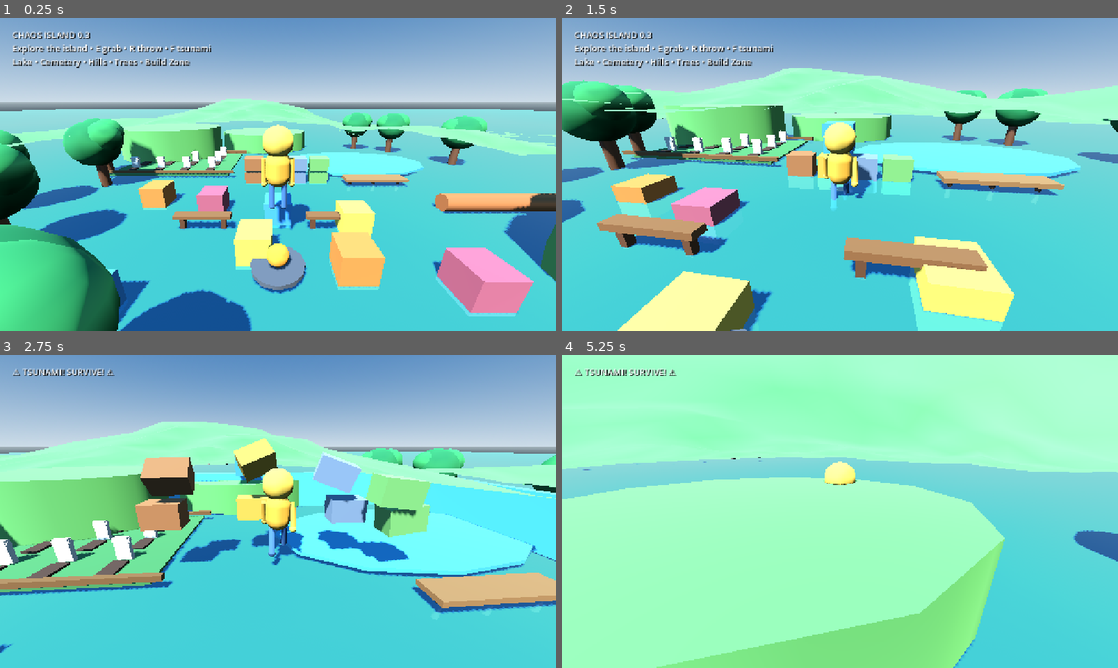
Above: before the commit, frames 1-4 (two rows, left to right).
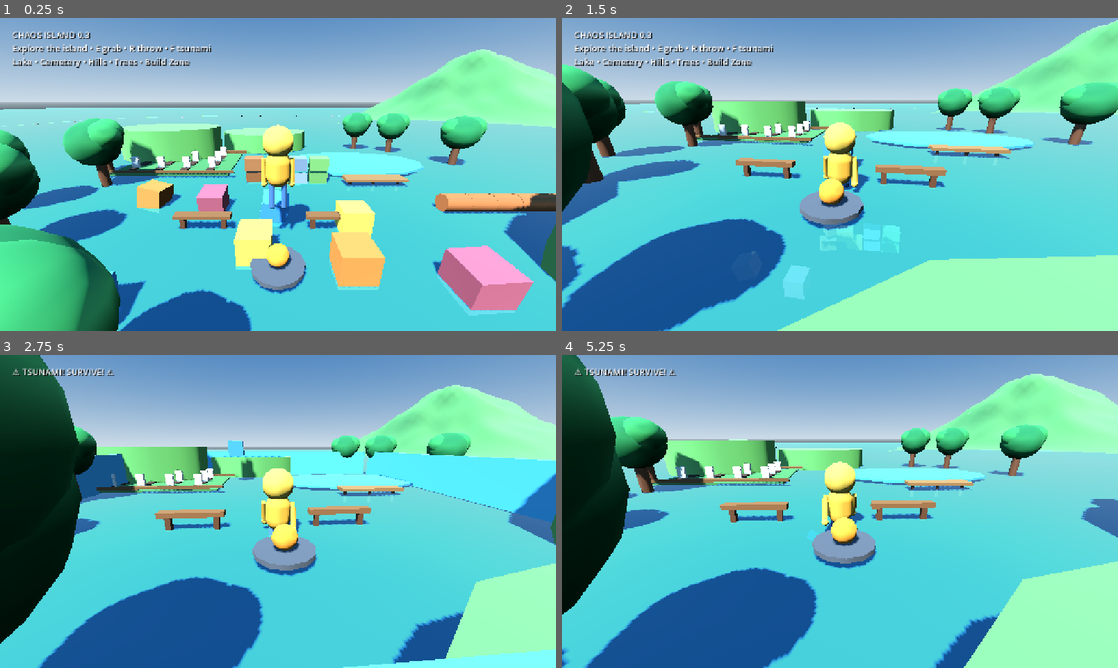
Above: after the commit, the same moments.

Repository: manojoffl-git/chaos-island-build
Game: Godot game, scene res://scenes/Main.tscn
Two runs of this game, one before a commit and one after it. Both use one fixed random seed, a clock stepped at 60 frames per second and the inputs below.
Inputs (mouse positions are in pixels of both pictures, inside the frame that each line leads up to):
- Up to frame 1 (0.25 s): no input
- Up to frame 2 (1.5 s): tap Enter at 0.5 s; move the mouse to (867, 174) at 0.52 s; hold W (move_forward) from 0.53 s (still down); tap E (grab) at 0.6 s; click (867, 174) at 0.67 s; tap Space (jump) at 0.77 s; move the mouse to (812, 174) at 1.27 s; tap R (throw) at 1.35 s
- Up to frame 3 (2.75 s): keep holding W (move_forward); tap Space (jump) at 1.52 s; move the mouse to (289, 505) at 2.02 s; tap F at 2.1 s
- Up to frame 4 (5.25 s): keep holding W (move_forward); move the mouse to (834, 517) at 2.77 s; tap E (grab) at 2.85, 5.1 s; click (834, 517) at 2.92 s; tap Space (jump) at 3.02, 3.77, 4.52 s; move the mouse to (878, 514) at 3.52 s; tap R (throw) at 3.6 s; move the mouse to (795, 508) at 4.27 s; tap F at 4.35 s; move the mouse to (845, 511) at 5.02 s; click (845, 511) at 5.17 s

The runs differ from the first frame. In frame 1, 10% of the frame differs, in the area x 0-100%, y 10-99%; in frame 2, 58%; in frame 3, 65%; in frame 4, 89%, in the area x 0-100%, y 0-100%.

Commit message:
Overhaul island terrain: flatter land, one major hill, editor preview, chunk optimization

Diff:
--- a/scripts/island_generator.gd
+++ b/scripts/island_generator.gd
@@ -1,17 +1,24 @@
+@tool
 extends Node3D
 
-## Chunked procedural island terrain.
-## Large 128x128 island, 16x16 chunks, low-density meshes and static chunk collisions.
+## Mobile-first procedural island.
+## 192x192 landmass split into 12x12 chunks.
+## Mostly flat playable land, gentle coastline, one large hill region.
 
 const CHUNK_SIZE: int = 16
-const CHUNK_COUNT: int = 8
-const CELLS_PER_CHUNK: int = 8
+const CHUNK_COUNT: int = 12
+const CELLS_PER_CHUNK: int = 10
 const WORLD_SIZE: float = CHUNK_SIZE * CHUNK_COUNT
 const HALF_WORLD: float = WORLD_SIZE * 0.5
 const SEA_LEVEL: float = 0.0
-const TERRAIN_BASE: float = 0.15
-const VIEW_DISTANCE: float = 145.0
-const WATER_SIZE: float = 420.0
+const TERRAIN_BASE: float = 0.18
+const VIEW_DISTANCE: float = 120.0
+const COLLISION_DISTANCE: float = 80.0
+const WATER_SIZE: float = 520.0
+
+const HILL_CENTER := Vector2(42.0, -34.0)
+const HILL_HEIGHT: float = 18.0
+const HILL_RADIUS: float = 31.0
 
 var terrain_material: StandardMaterial3D
 var water_material: StandardMaterial3D
@@ -19,52 +26,45 @@
 var player: Node3D
 var noise: FastNoiseLite
 var detail_noise: FastNoiseLite
+var generated: bool = false
 
 func _ready() -> void:
-    # Wait a full frame. Main.gd builds the rest of the prototype in its _ready(),
-    # so this guarantees the scene tree is no longer busy before we create/free nodes.
     call_deferred("_generate_after_frame")
 
 func _generate_after_frame() -> void:
     await get_tree().process_frame
-    if is_inside_tree():
+    if is_inside_tree() and not generated:
         generate(get_parent())
 
 func generate(parent: Node3D) -> void:
+    generated = false
     chunks.clear()
 
-    var old_terrain: Node = parent.get_node_or_null("TerrainChunks")
-    if old_terrain != null:
-        old_terrain.queue_free()
-    var old_ocean: Node = parent.get_node_or_null("Ocean")
-    if old_ocean != null:
-        old_ocean.queue_free()
-    var old_coast: Node = parent.get_node_or_null("CoastDetails")
-    if old_coast != null:
-        old_coast.queue_free()
-
-    # IslandGenerator is now the sole owner of the island terrain. Main.gd no longer
-    # creates the old 44x44 terrain, preventing duplicate geometry and collision.
+    for node_name in ["TerrainChunks", "Ocean", "CoastDetails"]:
+        var old_node: Node = parent.get_node_or_null(node_name)
+        if old_node != null:
+            old_node.queue_free()
+
     var legacy_island: Node = parent.get_node_or_null("Island")
     if legacy_island != null:
         for child in legacy_island.get_children():
             child.queue_free()
 
-    terrain_material = make_material(Color("#5f9b55"), 0.92)
+    terrain_material = make_terrain_material()
     water_material = make_water_material()
 
     noise = FastNoiseLite.new()
     noise.seed = 17391
     noise.noise_type = FastNoiseLite.TYPE_SIMPLEX_SMOOTH
-    noise.frequency = 0.022
-    noise.fractal_octaves = 4
+    noise.frequency = 0.018
+    noise.fractal_octaves = 3
     noise.fractal_lacunarity = 2.0
-    noise.fractal_gain = 0.52
+    noise.fractal_gain = 0.5
 
     detail_noise = FastNoiseLite.new()
     detail_noise.seed = 48127
     detail_noise.noise_type = FastNoiseLite.TYPE_SIMPLEX_SMOOTH
-    detail_noise.frequency = 0.075
+    detail_noise.frequency = 0.085
     detail_noise.fractal_octaves = 2
     detail_noise.fractal_gain = 0.45
 
@@ -79,19 +79,20 @@
     build_ocean(parent)
     build_coast_details(parent)
     player = parent.get_node_or_null("Player")
-
-func make_material(color: Color, roughness: float) -> StandardMaterial3D:
+    generated = true
+
+func make_terrain_material() -> StandardMaterial3D:
     var m: StandardMaterial3D = StandardMaterial3D.new()
-    m.albedo_color = color
-    m.roughness = roughness
+    m.albedo_color = Color("#5d9652")
+    m.roughness = 0.96
     return m
 
 func make_water_material() -> StandardMaterial3D:
     var m: StandardMaterial3D = StandardMaterial3D.new()
-    m.albedo_color = Color("#3c91b6")
-    m.albedo_color.a = 0.82
-    m.roughness = 0.18
-    m.metallic = 0.05
+    m.albedo_color = Color("#3d8eaf")
+    m.albedo_color.a = 0.84
+    m.roughness = 0.2
+    m.metallic = 0.03
     m.transparency = BaseMaterial3D.TRANSPARENCY_ALPHA
     m.cull_mode = BaseMaterial3D.CULL_DISABLED
     return m
@@ -100,25 +101,32 @@
     var nx: float = x / HALF_WORLD
     var nz: float = z / HALF_WORLD
     var angle: float = atan2(nz, nx)
-    var lobe: float = 1.0 + 0.10 * sin(angle * 3.0 + 0.7) + 0.055 * sin(angle * 7.0 - 1.2)
-    var ellipse: float = sqrt((nx * nx) * 0.92 + (nz * nz) * 1.08)
-    return ellipse / lobe
+    var coast_noise: float = noise.get_noise_2d(x * 0.55, z * 0.55) * 0.035
+    var lobe: float = 1.0 + 0.075 * sin(angle * 3.0 + 0.8) + 0.035 * sin(angle * 7.0 - 1.1)
+    var ellipse: float = sqrt((nx * nx) * 0.94 + (nz * nz) * 1.06)
+    return (ellipse + coast_noise) / lobe
 
 func height_at(x: float, z: float) -> float:
-    var r: float = island_radius(x, z) + noise.get_noise_2d(x, z) * 0.035
+    var r: float = island_radius(x, z)
     if r >= 1.0:
-        return SEA_LEVEL - 0.18
-
-    var edge: float = clamp((1.0 - r) / 0.18, 0.0, 1.0)
-    var interior: float = clamp((1.0 - r) / 0.82, 0.0, 1.0)
+        return SEA_LEVEL - 0.22
+
+    var coast_factor: float = smoothstep(0.0, 1.0, clamp((1.0 - r) / 0.075, 0.0, 1.0))
+    var interior: float = clamp((1.0 - r) / 0.20, 0.0, 1.0)
+
     var broad: float = noise.get_noise_2d(x, z)
     var detail: float = detail_noise.get_noise_2d(x, z)
-    var hills: float = (broad * 0.5 + 0.5) * 5.2
-    var rolling: float = detail * 1.15
-    var ridge: float = max(0.0, broad - 0.18) * 2.8
-    var center_bias: float = (1.0 - clamp(Vector2(x, z).length() / (HALF_WORLD * 0.82), 0.0, 1.0)) * 1.8
-    var height: float = TERRAIN_BASE + hills * interior + rolling * interior + ridge * interior + center_bias * interior
-    height *= smoothstep(0.0, 1.0, edge)
+    var gentle_terrain: float = broad * 0.22 + detail * 0.055
+    var center_slope: float = (1.0 - clamp(Vector2(x, z).length() / (HALF_WORLD * 0.92), 0.0, 1.0)) * 0.18
+
+    var hill_distance: float = Vector2(x, z).distance_to(HILL_CENTER)
+    var hill_falloff: float = clamp(1.0 - hill_distance / HILL_RADIUS, 0.0, 1.0)
+    hill_falloff = hill_falloff * hill_falloff * (3.0 - 2.0 * hill_falloff)
+    var hill_noise: float = 0.82 + detail_noise.get_noise_2d(x * 0.7 + 90.0, z * 0.7 - 50.0) * 0.18
+    var main_hill: float = HILL_HEIGHT * hill_falloff * hill_noise
+
+    var height: float = TERRAIN_BASE + gentle_terrain * interior + center_slope * interior + main_hill
+    height *= coast_factor
     return max(SEA_LEVEL - 0.04, height)
 
 func build_chunk(root: Node3D, cx: int, cz: int) -> Node3D:
@@ -128,16 +136,19 @@
 
     var mesh_instance: MeshInstance3D = MeshInstance3D.new()
     mesh_instance.name = "Terrain"
-    var array_mesh: ArrayMesh = make_chunk_mesh(cx, cz)
-    mesh_instance.mesh = array_mesh
+    mesh_instance.mesh = make_chunk_mesh(cx, cz)
     mesh_instance.material_override = terrain_material
     chunk.add_child(mesh_instance)
 
     var collision_body: StaticBody3D = StaticBody3D.new()
     collision_body.name = "Collision"
+    collision_body.collision_layer = 1
+    collision_body.collision_mask = 1
     chunk.add_child(collision_body)
+
     var collision: CollisionShape3D = CollisionShape3D.new()
-    collision.shape = array_mesh.create_trimesh_shape()
+    collision.name = "TerrainShape"
+    collision.shape = mesh_instance.mesh.create_trimesh_shape()
     collision_body.add_child(collision)
     return chunk
 
@@ -174,12 +185,13 @@
     arrays[Mesh.ARRAY_NORMAL] = normals
     arrays[Mesh.ARRAY_TEX_UV] = uvs
     arrays[Mesh.ARRAY_INDEX] = indices
+
     var mesh: ArrayMesh = ArrayMesh.new()
     mesh.add_surface_from_arrays(Mesh.PRIMITIVE_TRIANGLES, arrays)
     return mesh
 
 func calculate_normal(x: float, z: float) -> Vector3:
-    var e: float = 0.65
+    var e: float = 0.8
     var h_l: float = height_at(x - e, z)
     var h_r: float = height_at(x + e, z)
     var h_d: float = height_at(x, z - e)
@@ -201,56 +213,56 @@
     water.rotation_degrees.x = -90.0
     ocean.add_child(water)
 
-    var floor_body: StaticBody3D = StaticBody3D.new()
-    floor_body.name = "OceanFloor"
-    ocean.add_child(floor_body)
-    var floor_col: CollisionShape3D = CollisionShape3D.new()
-    var floor_shape: BoxShape3D = BoxShape3D.new()
-    floor_shape.size = Vector3(WATER_SIZE, 0.4, WATER_SIZE)
-    floor_col.shape = floor_shape
-    floor_col.position = Vector3(0.0, -1.0, 0.0)
-    floor_body.add_child(floor_col)
-
 func build_coast_details(parent: Node3D) -> void:
     var coast: Node3D = Node3D.new()
     coast.name = "CoastDetails"
     parent.add_child(coast)
+
     var stone_mesh: SphereMesh = SphereMesh.new()
-    stone_mesh.radius = 0.45
-    stone_mesh.height = 0.5
+    stone_mesh.radius = 0.42
+    stone_mesh.height = 0.48
     stone_mesh.radial_segments = 6
     stone_mesh.rings = 3
-    var stone_mat: StandardMaterial3D = make_material(Color("#8b806d"), 1.0)
-    var count: int = 0
-    for i in range(72):
-        var a: float = TAU * float(i) / 72.0
-        var radius: float = HALF_WORLD * (0.88 + 0.035 * sin(float(i) * 2.7))
+    var stone_mat: StandardMaterial3D = make_terrain_material()
+    stone_mat.albedo_color = Color("#807767")
+
+    for i in range(64):
+        var a: float = TAU * float(i) / 64.0
+        var radius: float = HALF_WORLD * (0.92 + 0.018 * sin(float(i) * 2.9))
         var x: float = cos(a) * radius
         var z: float = sin(a) * radius
-        if island_radius(x, z) > 0.98:
+        if island_radius(x, z) >= 1.0:
             continue
         var stone: MeshInstance3D = MeshInstance3D.new()
         stone.mesh = stone_mesh
         stone.material_override = stone_mat
-        stone.position = Vector3(x, max(0.02, height_at(x, z) + 0.05), z)
-        var s: float = 0.65 + float((i * 17) % 9) * 0.07
-        stone.scale = Vector3(s * 1.2, s * 0.65, s)
+        stone.position = Vector3(x, max(0.03, height_at(x, z) + 0.05), z)
+        var s: float = 0.55 + float((i * 13) % 8) * 0.08
+        stone.scale = Vector3(s * 1.25, s * 0.65, s)
         coast.add_child(stone)
-        count += 1
-        if count >= 48:
-            break
 
 func _process(_delta: float) -> void:
+    if not generated or chunks.is_empty() or Engine.is_editor_hint():
+        return
     if player == null:
         player = get_tree().current_scene.get_node_or_null("Player")
-        return
+        if player == null:
+            return
+
     var p: Vector3 = player.global_position
-    var max_sq: float = VIEW_DISTANCE * VIEW_DISTANCE
-    for chunk in chunks:
-        var name_parts: PackedStringArray = chunk.name.split("_")
-        var cx: float = float(name_parts[1])
-        var cz: float = float(name_parts[2])
-        var center: Vector3 = Vector3((cx + 0.5) * CHUNK_SIZE - HALF_WORLD, 0.0, (cz + 0.5) * CHUNK_SIZE - HALF_WORLD)
-        var dx: float = center.x - p.x
-        var dz: float = center.z - p.z
-        chunk.get_node("Terrain").visible = (dx * dx + dz * dz) <= max_sq
+    var view_sq: float = VIEW_DISTANCE * VIEW_DISTANCE
+    var collision_sq: float = COLLISION_DISTANCE * COLLISION_DISTANCE
+
+    for index in range(chunks.size()):
+        var cx: int = index % CHUNK_COUNT
+        var cz: int = index / CHUNK_COUNT
+        var center_x: float = float(cx * CHUNK_SIZE) + CHUNK_SIZE * 0.5 - HALF_WORLD
+        var center_z: float = float(cz * CHUNK_SIZE) + CHUNK_SIZE * 0.5 - HALF_WORLD
+        var dx: float = center_x - p.x
+        var dz: float = center_z - p.z
+        var dist_sq: float = dx * dx + dz * dz
+        var terrain: Node3D = chunks[index].get_node("Terrain")
+        var collision_body: StaticBody3D = chunks[index].get_node("Collision")
+        terrain.visible = dist_sq <= view_sq
+        collision_body.collision_layer = 1 if dist_sq <= collision_sq else 0
+        collision_body.collision_mask = 1 if dist_sq <= collision_sq else 0
